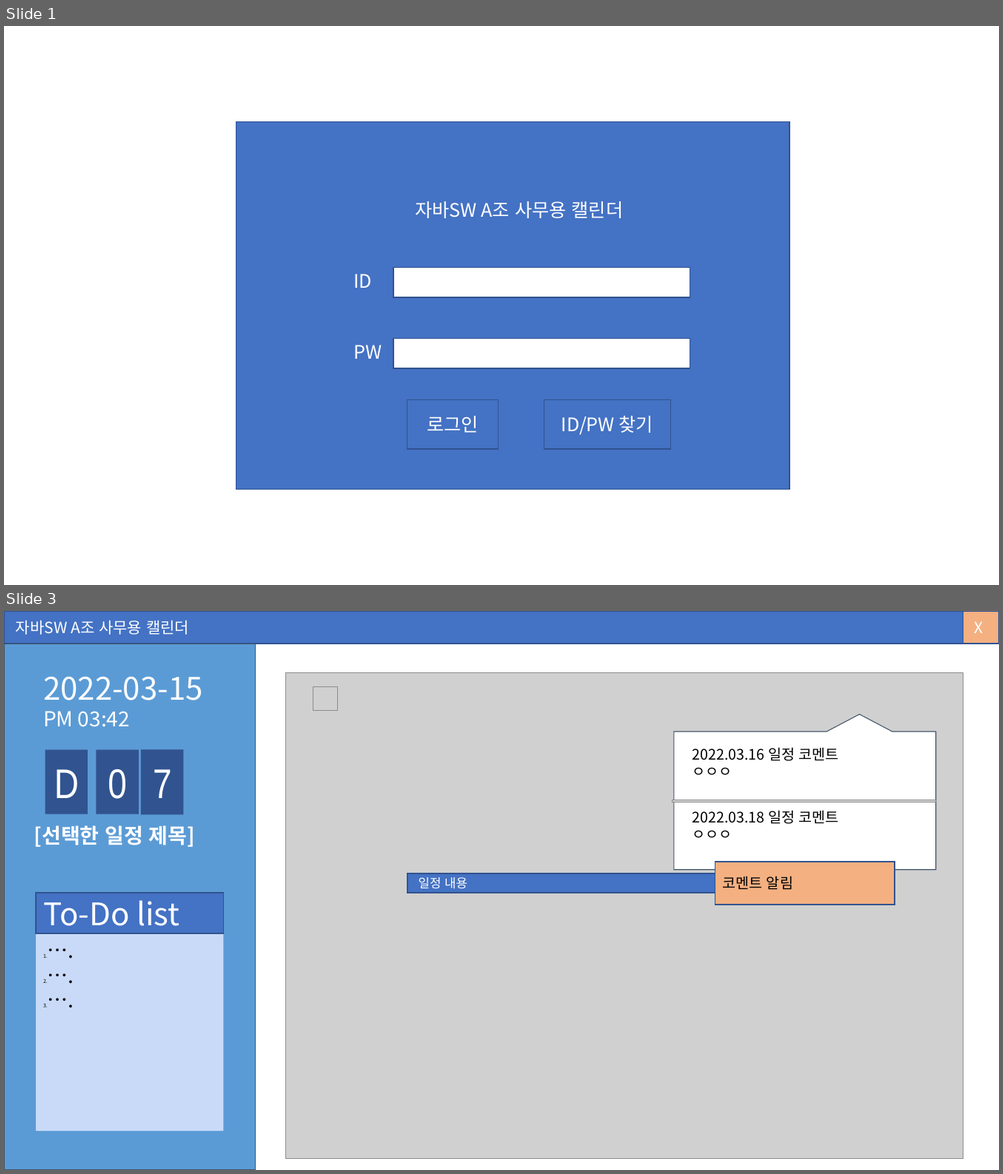
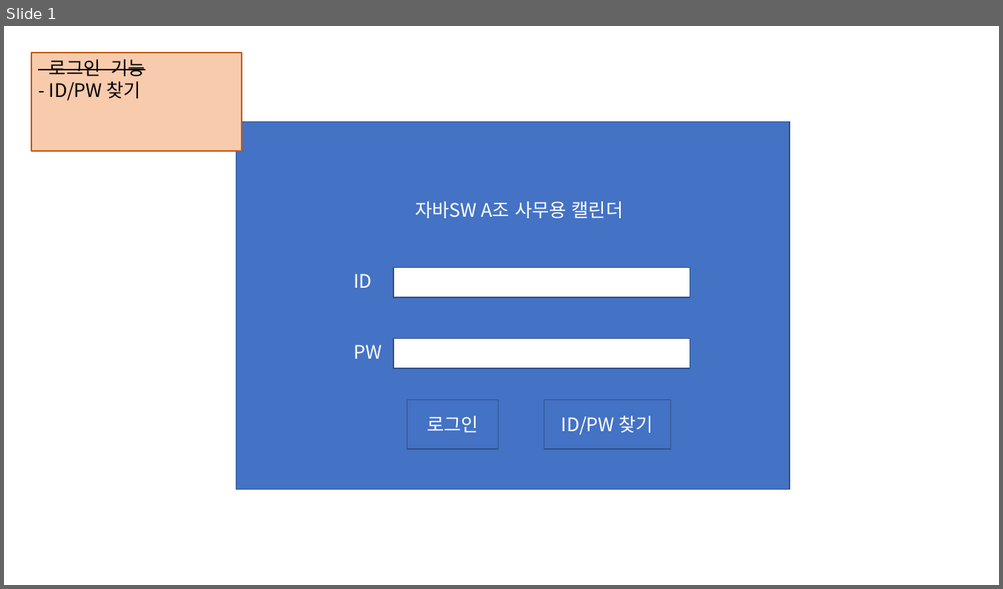
Before and after one commit to AtomicLiquors/java-calendar, a slide deck: 0.참고자료/지난 기획자료/(03.15)자바A조캘린더(수정-2).pptx. Shown one above the other, each under a label of ours: slides 1 and 3 before the commit, slide 1 after it; the slides between them are not shown. The pictures are 1003x1174 and 1003x589 pixels, drawn with LibreOffice and Linux fonts; fonts in the diff are those of the drawing; grey boxes stand for pictures; background and template pictures are left out. Boxes give left, top, right and bottom in pixels: in the first picture for what was removed or moved away, otherwise in the second. Text is boxed around its words. In the diff, an @@ line names an element or a change of style, - is before the commit and + after.

```diff
--- a/0.참고자료/지난 기획자료/(03.15)자바A조캘린더(수정-2).pptx
+++ b/0.참고자료/지난 기획자료/(03.15)자바A조캘린더(수정-2).pptx
@@ slide 3 removed at [4, 611, 999, 1170], background #FFFFFF @@
@@ rectangle removed at [4, 611, 999, 644] @@
-자바SW A조 사무용 캘린더
@@ rectangle removed at [963, 611, 999, 644] @@
-X
@@ rectangle removed at [4, 644, 256, 1170] @@
@@ text removed at [43, 676, 203, 727] @@
-2022-03-15
-PM 03:42
@@ picture removed at [285, 672, 963, 1159] @@
@@ picture removed at [313, 687, 337, 710] @@
@@ speech box removed at [673, 732, 935, 870] @@
@@ rectangle removed at [45, 750, 88, 814] @@
-D
@@ rectangle removed at [96, 750, 138, 814] @@
-0
@@ rectangle removed at [141, 750, 183, 815] @@
-7
@@ text removed at [692, 747, 839, 775] @@
-2022.03.16 일정 코멘트
-ㅇㅇㅇ
@@ picture removed at [671, 800, 935, 802] @@
@@ text removed at [692, 810, 839, 838] @@
-2022.03.18 일정 코멘트
-ㅇㅇㅇ
@@ text removed at [34, 826, 195, 847] @@
-[선택한 일정 제목]
@@ rectangle removed at [407, 874, 756, 893] @@
-일정 내용
@@ rectangle removed at [714, 862, 894, 904] @@
-코멘트 알림
@@ rectangle removed at [36, 893, 223, 1131] @@
-To-Do list
-1. ….
-2. ….
-3. ….
@@ rectangle removed at [36, 893, 223, 934] @@
-To-Do list
@@ slide 1 changed as well @@
@@ rectangle added at [31, 53, 242, 150], fill #F8CBAD, outline #C55A11 1.5 pt, 18 pt, text #000000 @@
+- 로그인 기능
+- ID/PW 찾기
```
Also in this commit, not shown: 6 other slides changed, 2 slides added, 4 other files.
